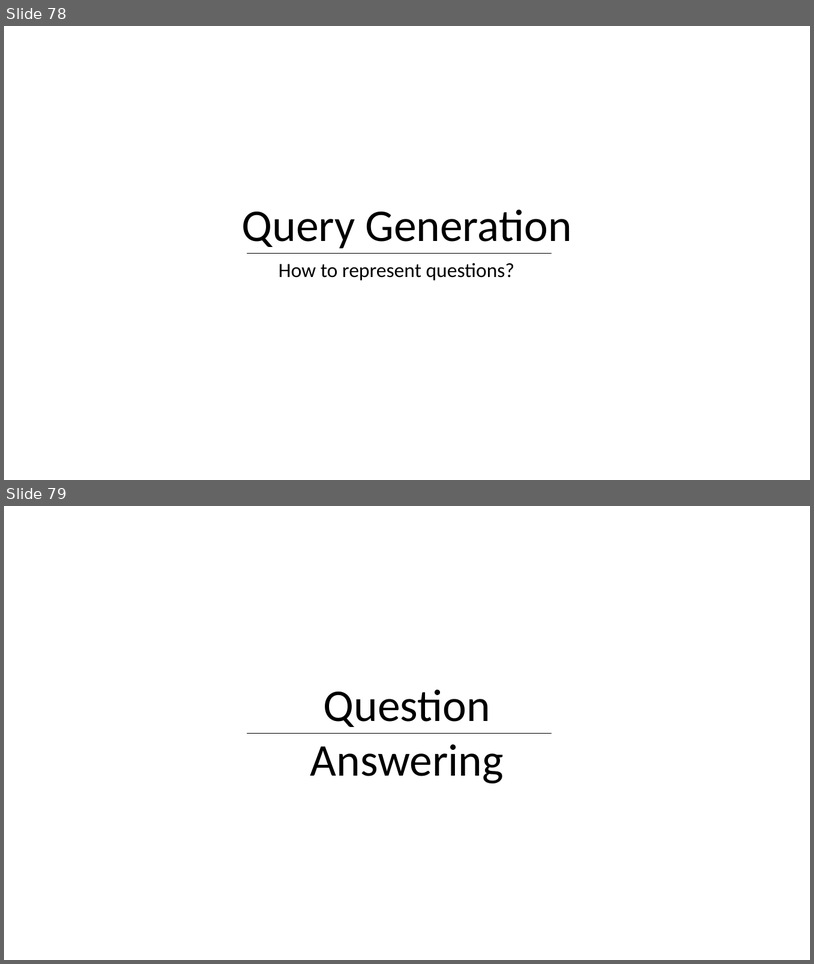
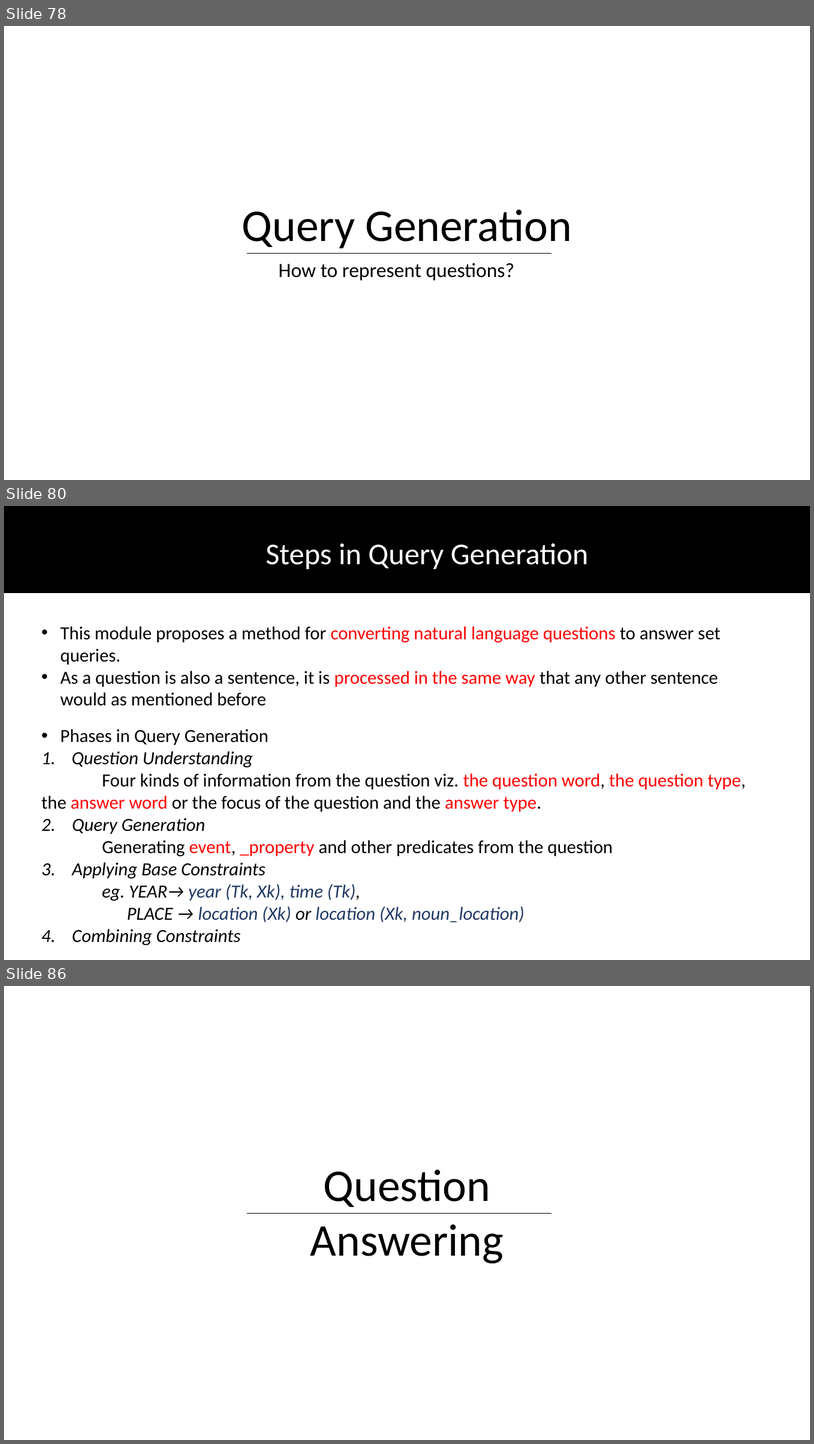
Before and after one commit to DhruvaPendharkar/thesis-project, a slide deck: Notes/ThesisPresentation.pptx. Shown one above the other, each under a label of ours: slides 78 and 79 before the commit, slides 78, 80 and 86 after it; the slides between them are not shown. The pictures are 814x964 and 814x1444 pixels, drawn with LibreOffice and Linux fonts; fonts in the diff are those of the drawing. Boxes give left, top, right and bottom in pixels: in the first picture for what was removed or moved away, otherwise in the second. Text is boxed around its words. In the diff, an @@ line names an element or a change of style, - is before the commit and + after.

```diff
--- a/Notes/ThesisPresentation.pptx
+++ b/Notes/ThesisPresentation.pptx
@@ slide 80 added at (4,506,810,960), background #FFFFFF @@
@@ rectangle added at (4,506,810,592), fill #000000, outline #000000 1 pt @@
@@ text added at (266,543,589,569), 36 pt, text #FFFFFF @@
+Steps in Query Generation
@@ text added at (60,626,720,706), 22 pt, text #000000 @@
+• This module proposes a method for converting natural language questions to answer set queries.
+• As a question is also a sentence, it is processed in the same way that any other sentence would as mentioned before
@@ text added at (41,729,746,945), 22 pt, text #000000 @@
+• Phases in Query Generation
+1. Question Understanding
+Four kinds of information from the question viz. the question word, the question type, the answer word or the focus of the question and the answer type.
+2. Query Generation
+Generating event, _property and other predicates from the question
+3. Applying Base Constraints
+eg. YEAR→ year (Tk, Xk), time (Tk),
+PLACE → location (Xk) or location (Xk, noun_location)
+4. Combining Constraints
@@ what was slide 79 is now slide 86 @@
```
Also in this commit, not shown: 1 slide changed, 6 other slides added.
